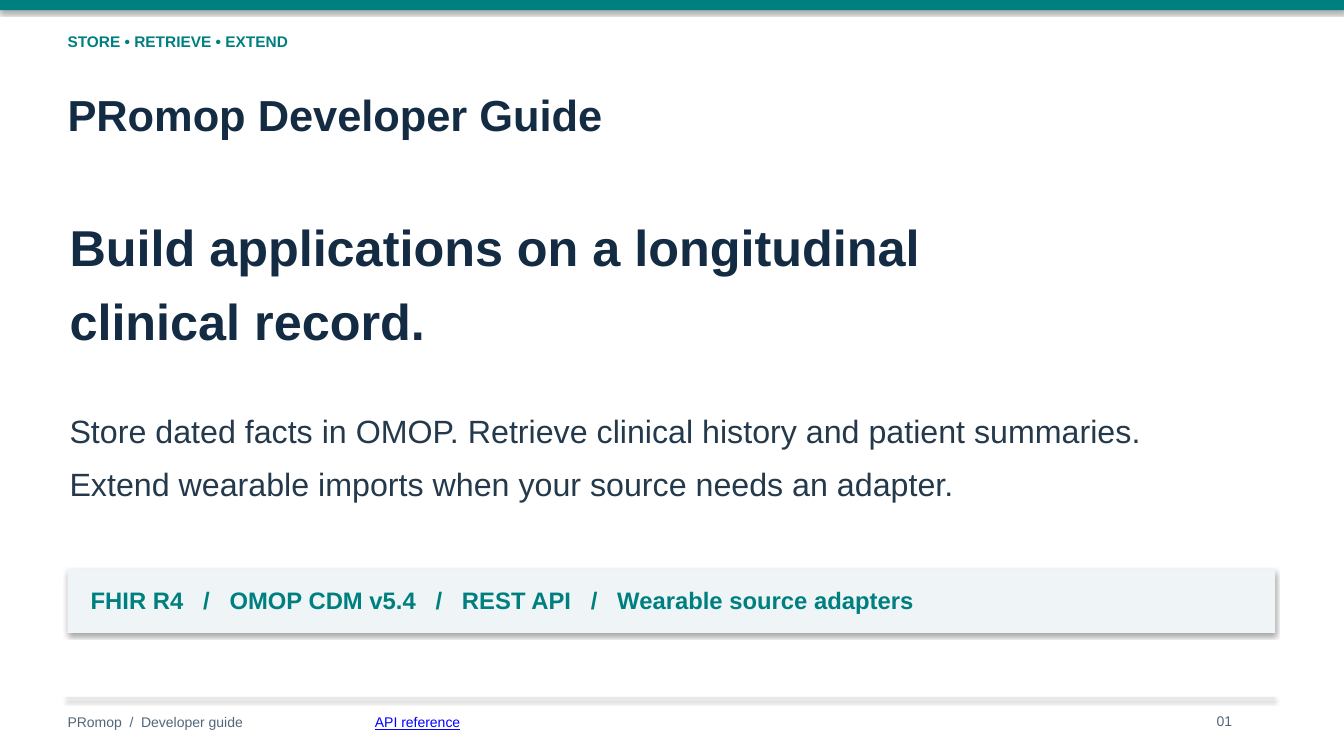
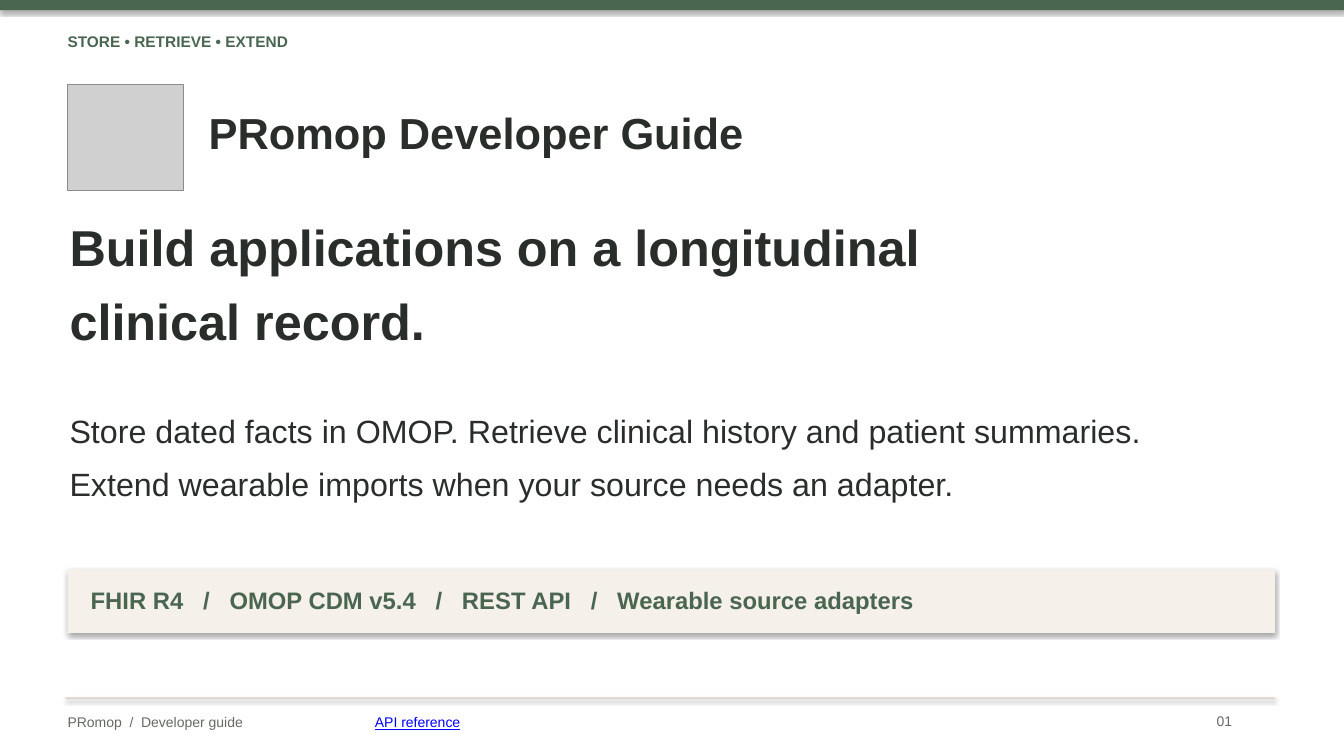
Before and after one commit to healthkey-ai/promop, a slide deck: slide 1 of PRomop_Developer_Guide.pptx. Drawn at 1344x756 pixels with LibreOffice and Linux fonts; fonts in the diff are those of the drawing; grey boxes stand for pictures. Boxes give left, top, right and bottom in pixels: in the first picture for what was removed or moved away, otherwise in the second. Text is boxed around its words. In the diff, an @@ line names an element or a change of style, - is before the commit and + after.

Commit message:
docs: refresh developer guide branding and architecture [skip ci]

```diff
--- a/PRomop_Developer_Guide.pptx
+++ b/PRomop_Developer_Guide.pptx
@@ rectangle at (0,0,1344,10): fill #007F80 to #4A6650 @@
@@ text "STORE • RETRIEVE • EXTEND" at (68,36,288,47): text colour #007F80 to #4A6650 @@
@@ picture added at (68,85,184,191) @@
@@ text "PRomop Developer Guide" at (209,117,744,157): text colour #142C43 to #2A2E2A @@
@@ text "PRomop Developer Guide": place and size @@
-text "PRomop Developer Guide" at (68,99,602,139)
+text "PRomop Developer Guide" at (209,117,744,157)
@@ text "Build applications on a longitudinal" at (70,229,919,341): text colour #142C43 to #2A2E2A @@
@@ text "Store dated facts in OMOP. ..." at (70,419,1140,502): text colour #24394B to #2A2E2A @@
@@ rectangle at (68,570,1275,633): fill #EFF5F7 to #F5F0EA @@
@@ text "FHIR R4 / OMOP CDM ..." at (91,591,913,614): text colour #007F80 to #4A6650 @@
@@ text "PRomop / Developer guide" at (68,717,243,730): text colour #52677A to #656B63 @@
@@ rectangle at (66,698,1275,699): fill #D7E1E7 to #C9BFB0 @@
@@ text "01" at (1217,716,1233,726): text colour #52677A to #656B63 @@
```
Also in this commit, not shown: 26 other slides changed, 3 slides added.
